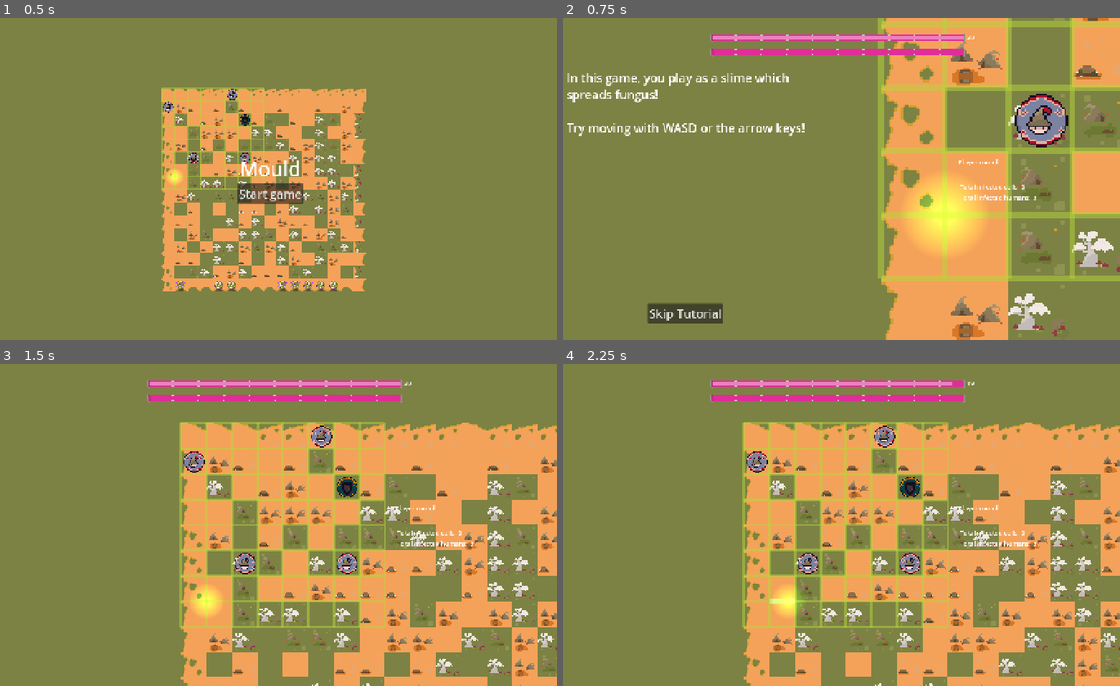
Above: before the commit, frames 1-4 (two rows, left to right).
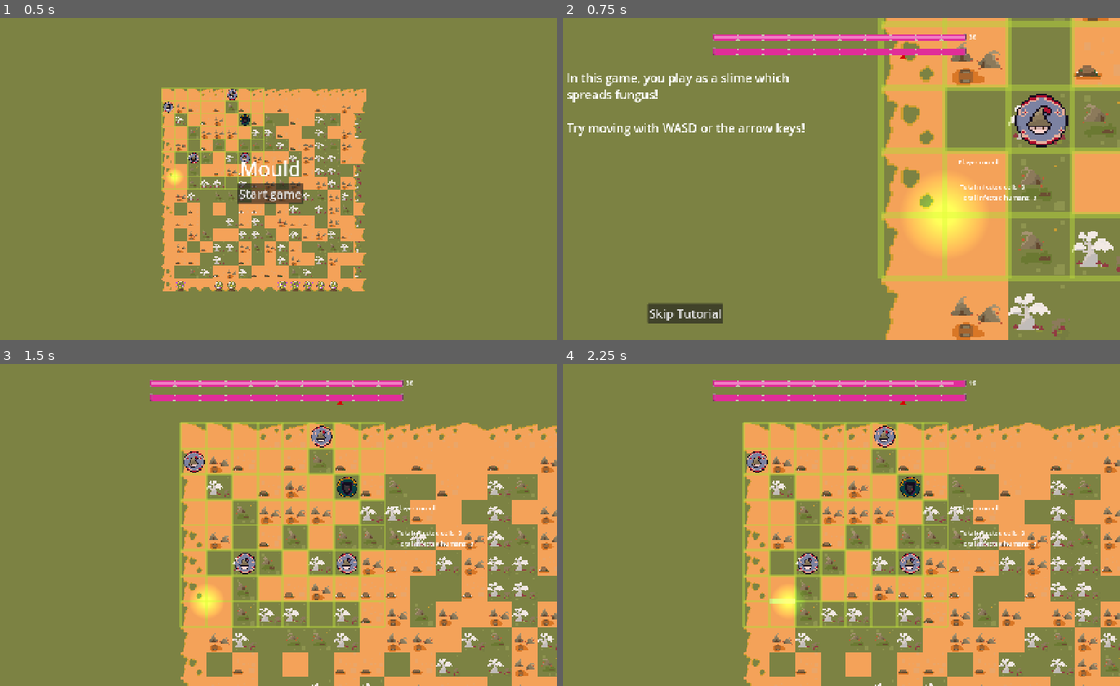
Above: after the commit, the same moments.

Repository: Sooshimi/mould
Game: Godot game, scene res://scenes/main.tscn
The game is run twice, just before and just after one commit, with the same random seed, the same clock (stepped at 60 frames per second) and the same inputs. Sound files missing from this copy of the repository are replaced by a short silence.
Inputs:
- Up to frame 1 (0.5 s): no input
- Up to frame 2 (0.75 s): click "Start game" at 0.5 s
- Up to frame 3 (1.5 s): click "Skip Tutorial" at 1.25 s
- Up to frame 4 (2.25 s): tap Enter at 2 s; hold D (right) from 2.03 s (still down)

Frame 1 is identical in both runs. In frame 2, 0.3% of the frame differs, in the area x 26-75%, y 4-13%; in frame 3, 0.3%; in frame 4, 0.3%.

Commit message:
Update ui.tscn

Diff:
--- a/scenes/ui/ui.tscn
+++ b/scenes/ui/ui.tscn
@@ -1,8 +1,9 @@
-[gd_scene load_steps=4 format=3 uid="uid://bnx3m6tx4tt5v"]
+[gd_scene load_steps=5 format=3 uid="uid://bnx3m6tx4tt5v"]
 
 [ext_resource type="Script" uid="uid://ft1a6nxi1yq5" path="res://scripts/ui/ui.gd" id="1_u7n8c"]
 [ext_resource type="Texture2D" uid="uid://dph27g2od80rl" path="res://assets/progress_bar_tube.png" id="2_0dwhk"]
 [ext_resource type="Texture2D" uid="uid://cvu4mowx3dwha" path="res://assets/moveable_progress_bar.png" id="3_pfayw"]
+[ext_resource type="Texture2D" uid="uid://duy7kh7cmgnck" path="res://assets/target_arrow.png" id="4_g5kmx"]
 
 [node name="UI" type="Control"]
 layout_mode = 3
@@ -15,10 +16,10 @@
 
 [node name="TopBar" type="VBoxContainer" parent="."]
 layout_mode = 0
-offset_left = 412.0
-offset_top = 33.0
-offset_right = 1047.0
-offset_bottom = 73.0
+offset_left = 416.0
+offset_top = 32.0
+offset_right = 1061.0
+offset_bottom = 100.0
 
 [node name="HBoxContainer" type="HBoxContainer" parent="TopBar"]
 layout_mode = 2
@@ -74,5 +75,11 @@
 offset_bottom = 760.0
 text = "Back to Main Menu"
 
+[node name="TargetArrow" type="Sprite2D" parent="."]
+position = Vector2(895, 98)
+rotation = 3.1415927
+scale = Vector2(3, 3)
+texture = ExtResource("4_g5kmx")
+
 [connection signal="pressed" from="NextLevelButton" to="." method="_on_next_level_button_pressed"]
 [connection signal="pressed" from="RestartButton" to="." method="_on_restart_button_pressed"]
